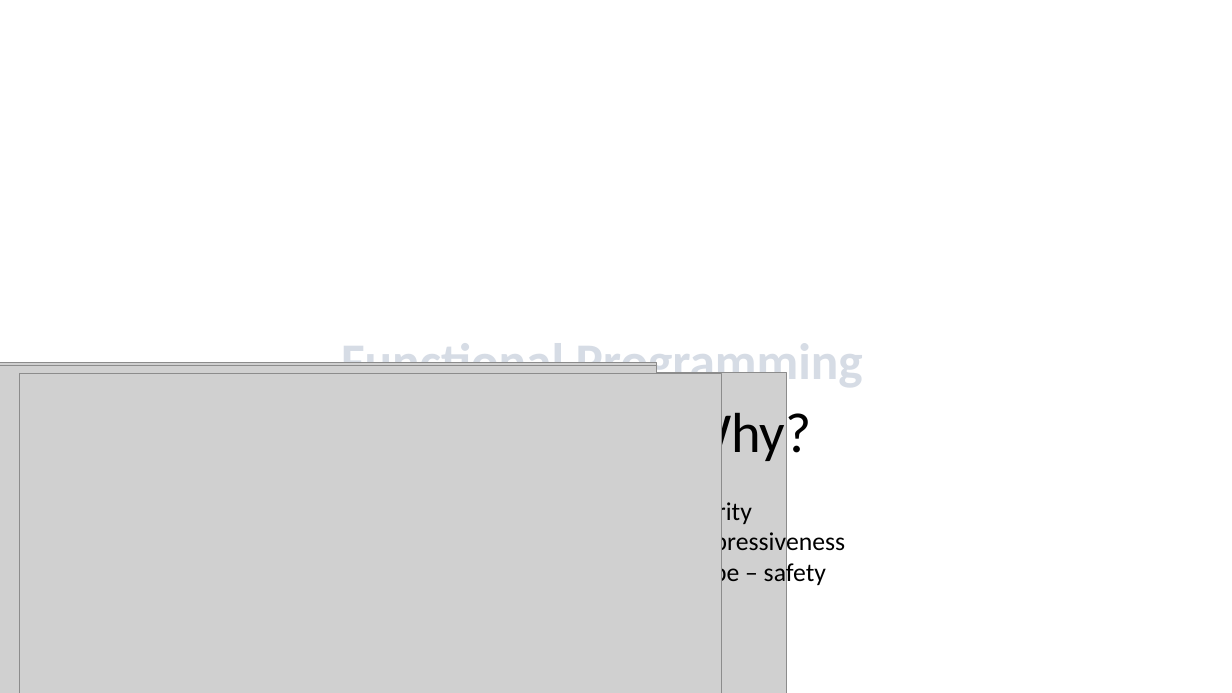
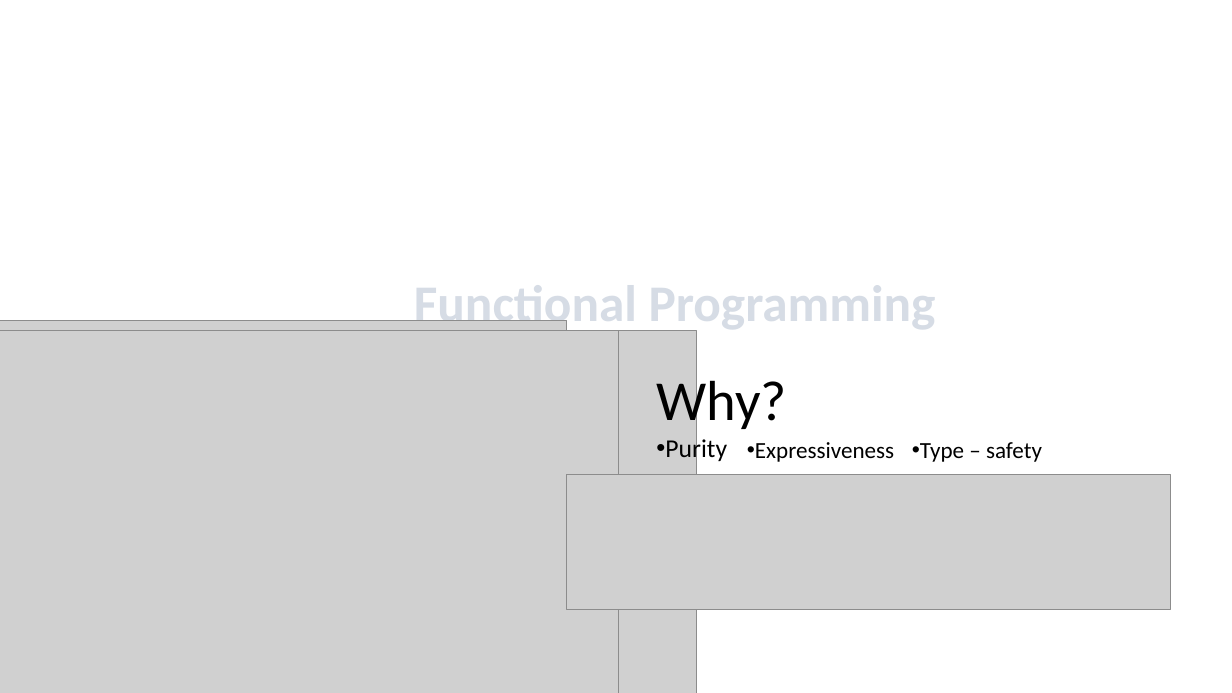
Before and after one commit to rossburnette/AspReactDddCqrsEventSourcingHateoas, a slide deck: slide 7 of resources/architecture.pptx. Drawn at 1232x693 pixels with LibreOffice and Linux fonts; fonts in the diff are those of the drawing; grey boxes stand for pictures; background and template pictures are left out. Boxes give left, top, right and bottom in pixels: in the first picture for what was removed or moved away, otherwise in the second. Text is boxed around its words. In the diff, an @@ line names an element or a change of style, - is before the commit and + after.

```diff
--- a/resources/architecture.pptx
+++ b/resources/architecture.pptx
@@ text "Functional Programming" rewrapped from [341,337,863,392] to [414,285,936,333] @@
@@ picture: place and size @@
-picture at [0,362,656,693]
+picture at [0,320,567,693]
@@ picture: place and size @@
-picture at [0,366,656,693]
+picture at [0,330,564,693]
@@ picture: place and size @@
-picture at [84,372,786,693]
+picture at [0,330,696,693]
@@ picture: place and size @@
-picture at [19,373,721,693]
+picture at [0,330,618,693]
@@ text "Why?": place and size @@
-text "Why?" at [681,405,845,587]
+text "Why?" at [656,373,786,463]
@@ text added at [755,442,894,462], 18 pt, text #000000 @@
+• Expressiveness
@@ text added at [920,442,1042,462], 18 pt, text #000000 @@
+• Type – safety
@@ picture added at [567,474,1170,609] @@
@@ text at [690,529,845,587]: paragraphs removed @@
-• Expressiveness
-• Type – safety
```
Also in this commit, not shown: 1 other slide changed, 2 other files.
